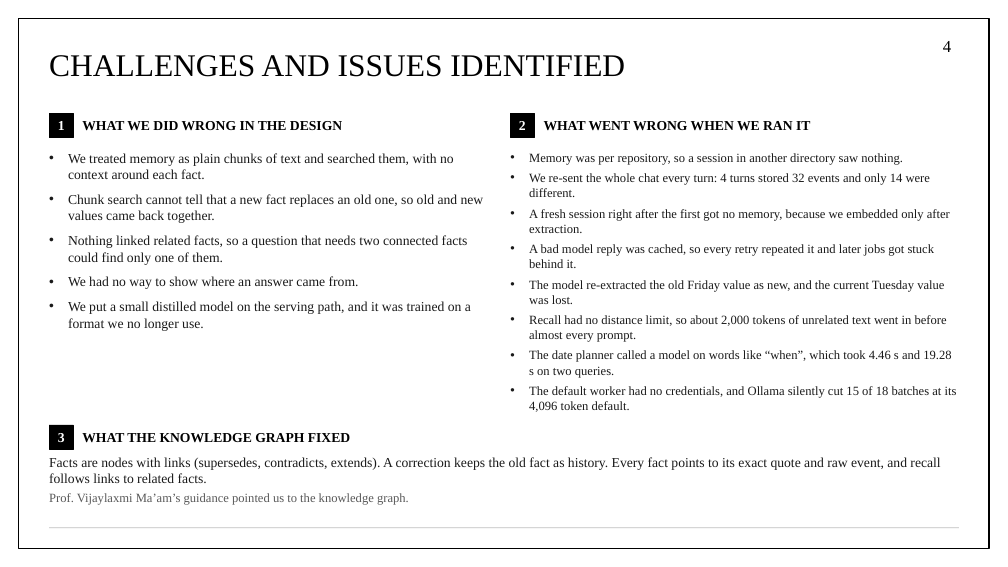
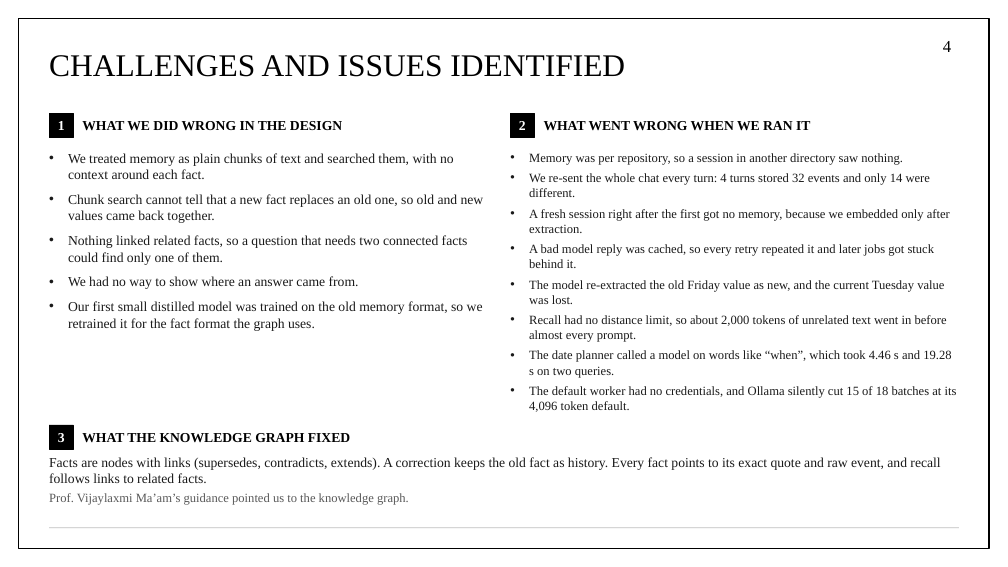
Before and after one commit to aryaniyaps/sdp-2026, a slide deck: slide 4 of P1_R2_13.pptx. Drawn at 1008x567 pixels with LibreOffice and Linux fonts; fonts in the diff are those of the drawing. Boxes give left, top, right and bottom in pixels: in the first picture for what was removed or moved away, otherwise in the second. Text is boxed around its words. In the diff, an @@ line names an element or a change of style, - is before the commit and + after.

```diff
--- a/P1_R2_13.pptx
+++ b/P1_R2_13.pptx
@@ text at [68, 301, 483, 331]: text changed @@
-• We put a small distilled model on the serving path, and it was trained on a format we no longer use.
+• Our first small distilled model was trained on the old memory format, so we retrained it for the fact format the graph uses.
```
Also in this commit, not shown: 9 other slides changed, 2 slides added.
